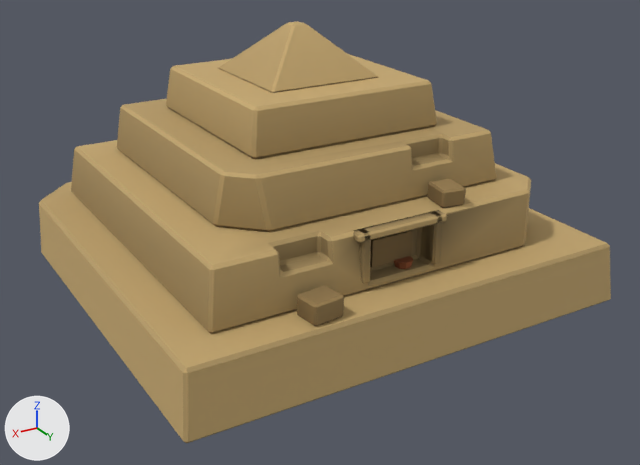
Renders of the glTF model apps/client/public/models/decor/small_pyramid.glb from each side of a commit.
Before and after are seen from a 50 mm camera at (2.78, 4.93, 2.69) aimed at (-0.02, 0.26, 0.35). The lights are fixed; the arrows at lower left show +X, +Y and +Z. The older version comes first. Vertices at exactly the same position are counted once.

Names of what the first picture shows: 'small_pyramid_pottery', 'small_pyramid_stone_groove', 'small_pyramid_stone_warm'.
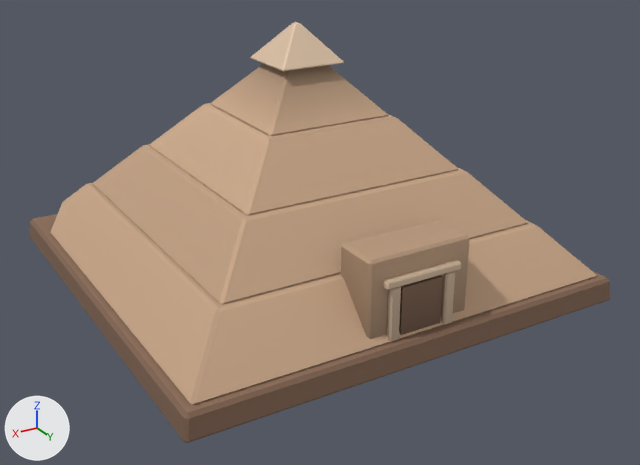
The change, as a diff of the scene's bpy script:
```diff
--- a/apps/client/public/models/decor/small_pyramid.glb.py
+++ b/apps/client/public/models/decor/small_pyramid.glb.py
@@ mat_limestone_tomb @@
+mat_limestone_tomb = bpy.data.materials.new('limestone_tomb')
+# nodes: BsdfPrincipled, Mix, OutputMaterial, VertexColor
+# colours: beige #ceac8c, mixed with the vertex colours
@@ mat_limestone_cap @@
+mat_limestone_cap = bpy.data.materials.new('limestone_cap')
+# nodes: BsdfPrincipled, Mix, OutputMaterial, VertexColor
+# colours: beige #e9ccaf, mixed with the vertex colours
@@ mat_limestone_socle @@
+mat_limestone_socle = bpy.data.materials.new('limestone_socle')
+# nodes: BsdfPrincipled, Mix, OutputMaterial, VertexColor
+# colours: brown #93735d, mixed with the vertex colours
@@ me_sp_stone_c1 @@
-me_sp_stone_c1.from_pydata(...)  # 288 vertices, 544 faces; spans x -1.5..1.5, y -1.5..1.5, z 0.0..1.7
-me_sp_stone_c1.materials.append(mat_stone_warm)
+me_sp_stone_c1.from_pydata(...)  # 126 vertices, 232 faces; spans x -1.42..1.42, y -1.42..1.42, z 0.0..1.3
+# me_sp_stone_c1 part 1: the loose piece of 78 vertices spanning x -1.22..1.22, y -1.22..1.22, z 0.4..0.76 is rebuilt with 24 vertices and now spans x -1.09..1.09, y -1.09..1.09, z 0.33..0.65, in mat_limestone_tomb
+# me_sp_stone_c1 part 2: the loose piece of 54 vertices spanning x -0.94..0.94, y -0.94..0.94, z 0.76..1.09 is rebuilt with 24 vertices and now spans x -0.76..0.76, y -0.76..0.76, z 0.65..0.97, in mat_limestone_tomb
+# me_sp_stone_c1 part 3: the loose piece of 30 vertices spanning x -1.5..1.5, y -1.5..1.5, z 0.0..0.4 is rebuilt with 30 vertices and now spans x -1.42..1.42, y -1.42..1.42, z 0.0..0.32, in mat_limestone_tomb
+# me_sp_stone_c1 part 4: a new loose piece of 24 vertices spanning x -0.43..0.43, y -0.43..0.43, z 0.98..1.3, in mat_limestone_tomb
+# me_sp_stone_c1 part 5: a new loose piece of 24 vertices spanning x -0.35..0.35, y 1.09..1.39, z 0.0..0.52, in mat_limestone_tomb
+# me_sp_stone_c1 part 6: the loose piece of 24 vertices spanning x -0.38..0.38, y -0.38..0.38, z 1.38..1.7 is deleted
+# me_sp_stone_c1 part 7: the loose piece of 24 vertices spanning x -0.31..0.31, y 1.13..1.22, z 0.71..0.76 is deleted
+# me_sp_stone_c1 part 8: the loose piece of 24 vertices spanning x -0.28..-0.22, y 1.13..1.22, z 0.45..0.76 is deleted
+# me_sp_stone_c1 part 9: the loose piece of 24 vertices spanning x 0.22..0.28, y 1.13..1.22, z 0.45..0.76 is deleted
+# me_sp_stone_c1 part 10
+# 30 vertices are removed from x -0.66..0.66, y -0.66..0.66, z 1.09..1.38
+# 56 faces are deleted
+me_sp_stone_c1.materials.append(mat_limestone_tomb)
@@ ob_small_pyramid_stone_warm @@
 ob_small_pyramid_stone_warm = bpy.data.objects.new('small_pyramid_stone_warm', me_sp_stone_c1)
-ob_small_pyramid_stone_warm.location = (0.0, 0.0, 0.0)
+ob_small_pyramid_stone_warm.location = (0.0, 0.0, 0.16)
@@ ob_small_pyramid_stone_groove @@
-ob_small_pyramid_stone_groove = bpy.data.objects.new('small_pyramid_stone_groove', me_sp_stone_nfalsedoor)
@@ ob_small_pyramid_pottery @@
-ob_small_pyramid_pottery = bpy.data.objects.new('small_pyramid_pottery', me_sp_pot_bowl)
@@ ob_small_pyramid_limestone_cap @@
+ob_small_pyramid_limestone_cap = bpy.data.objects.new('small_pyramid_limestone_cap', me_sp_stone_pyramidion)  # 96 vertices, 176 faces; spans x -0.26..0.26, y -0.22..1.43, z -1.3..0.24
+ob_small_pyramid_limestone_cap.location = (0.0, 0.0, 1.46)
@@ ob_small_pyramid_limestone_socle @@
+ob_small_pyramid_limestone_socle = bpy.data.objects.new('small_pyramid_limestone_socle', me_sp_stone_socle)  # 80 vertices, 144 faces; spans x -1.5..1.5, y -1.5..1.5, z 0.0..0.48
+ob_small_pyramid_limestone_socle.location = (0.0, 0.0, 0.0)
```

What differs and where, as boxes [x1, y1, x2, y2] in the pictures (640 x 465 px):
'small_pyramid_stone_warm', reshaped, moved, recoloured (19% shorter): before [39, 21, 611, 443]; after [51, 64, 597, 406]
'small_pyramid_limestone_socle', added (brown): after [29, 214, 610, 443]
'small_pyramid_limestone_cap', added: after [250, 22, 461, 342]
'small_pyramid_stone_groove', deleted: before [297, 179, 466, 326]
'small_pyramid_pottery', deleted: before [394, 256, 413, 269]
part 1 of me_sp_stone_c1, rebuilt (17% shorter): before [71, 140, 531, 334]; after [93, 145, 528, 305]
part 2 of me_sp_stone_c1, rebuilt (18% narrower, 15% shorter): before [117, 99, 496, 232]; after [149, 103, 458, 216]
part 3 of me_sp_stone_c1, rebuilt (15% shorter): before [39, 182, 611, 443]; after [51, 183, 597, 406]
part 4 of me_sp_stone_c1, added (beige): after [210, 64, 388, 136]
part 5 of me_sp_stone_c1, added (beige): after [341, 220, 470, 339]
part 6 of me_sp_stone_c1, deleted (brown): before [218, 21, 378, 93]
part 7 of me_sp_stone_c1, deleted (brown): before [353, 210, 447, 243]
part 8 of me_sp_stone_c1, deleted (brown): before [426, 211, 442, 265]
part 9 of me_sp_stone_c1, deleted (brown): before [357, 228, 371, 284]
part 10 of me_sp_stone_c1, deleted (brown): before [166, 54, 437, 159]
